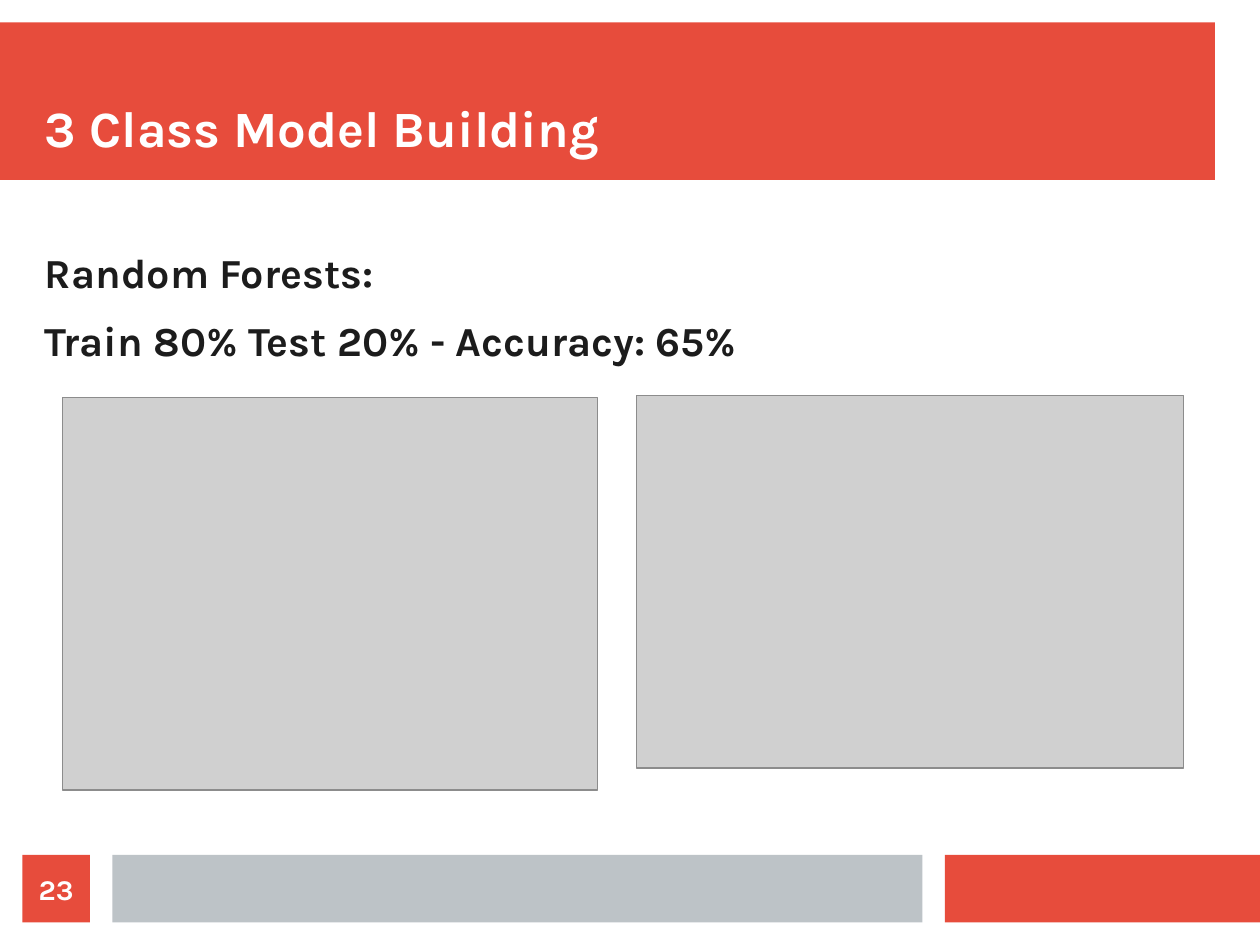
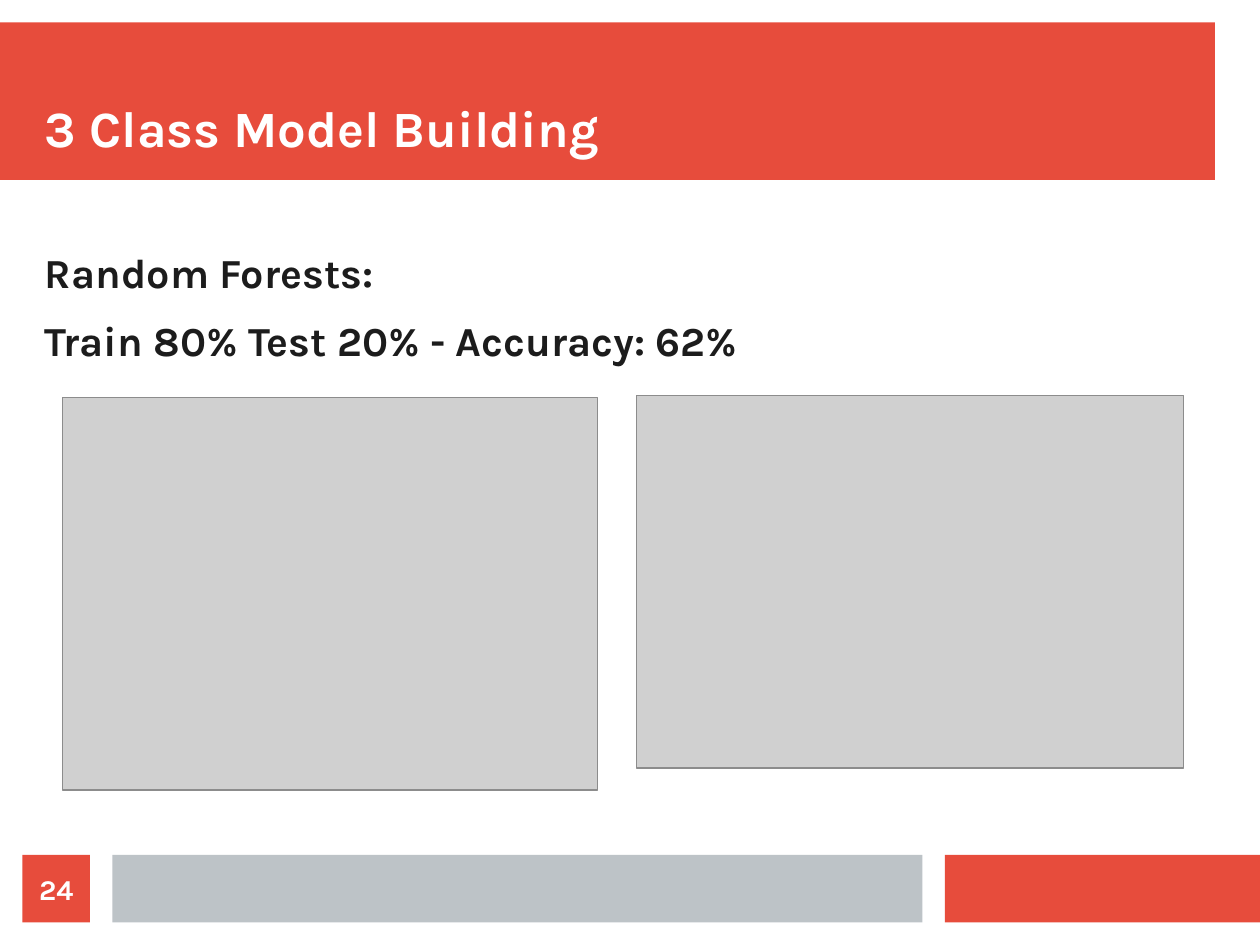
Before and after one commit to gurkpet/Solar-Panel-Market-Modeling, a slide deck: slide 24 of Solar Panel Market Modeling Presentation.odp (slide 23 before the commit). Drawn at 1260x945 pixels with LibreOffice and Linux fonts; fonts in the diff are those of the drawing; grey boxes stand for pictures. Boxes give left, top, right and bottom in pixels: in the first picture for what was removed or moved away, otherwise in the second. Text is boxed around its words. In the diff, an @@ line names an element or a change of style, - is before the commit and + after.

```diff
--- a/Solar Panel Market Modeling Presentation.odp
+++ b/Solar Panel Market Modeling Presentation.odp
@@ text at (45, 326, 738, 367): text changed @@
-Train 80% Test 20% - Accuracy: 65%
+Train 80% Test 20% - Accuracy: 62%
@@ page number at (39, 881, 73, 900): text changed @@
-23
+24
```
Also in this commit, not shown: 15 other slides changed, 1 slide added, 1 other file.
